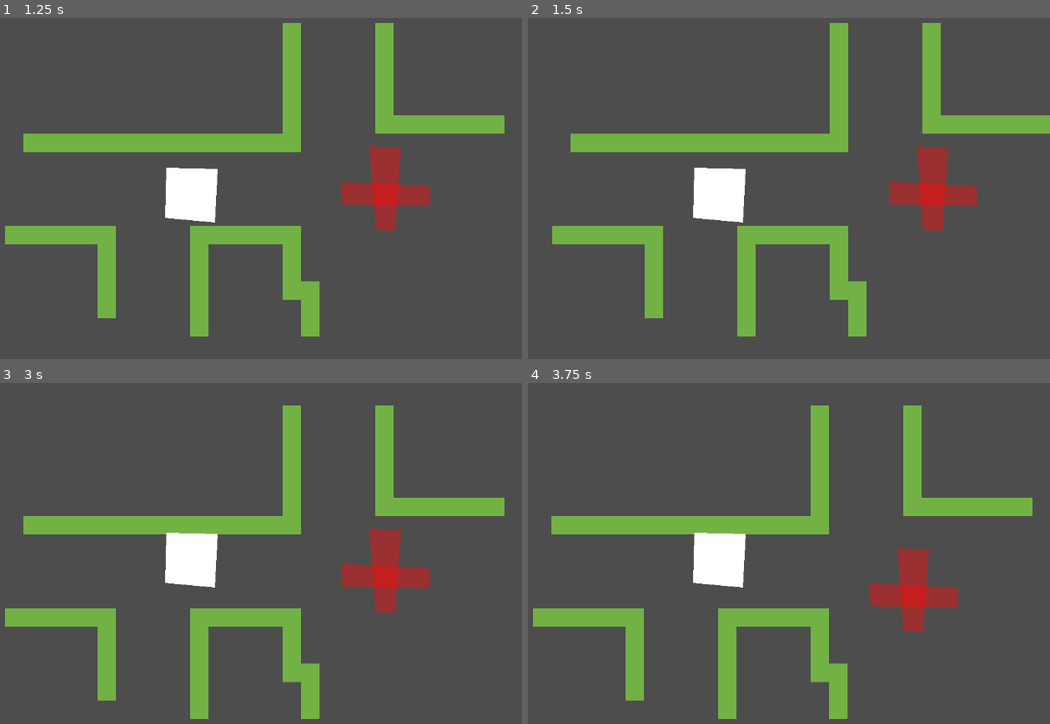
Above: before the commit, frames 1-4 (two rows, left to right).
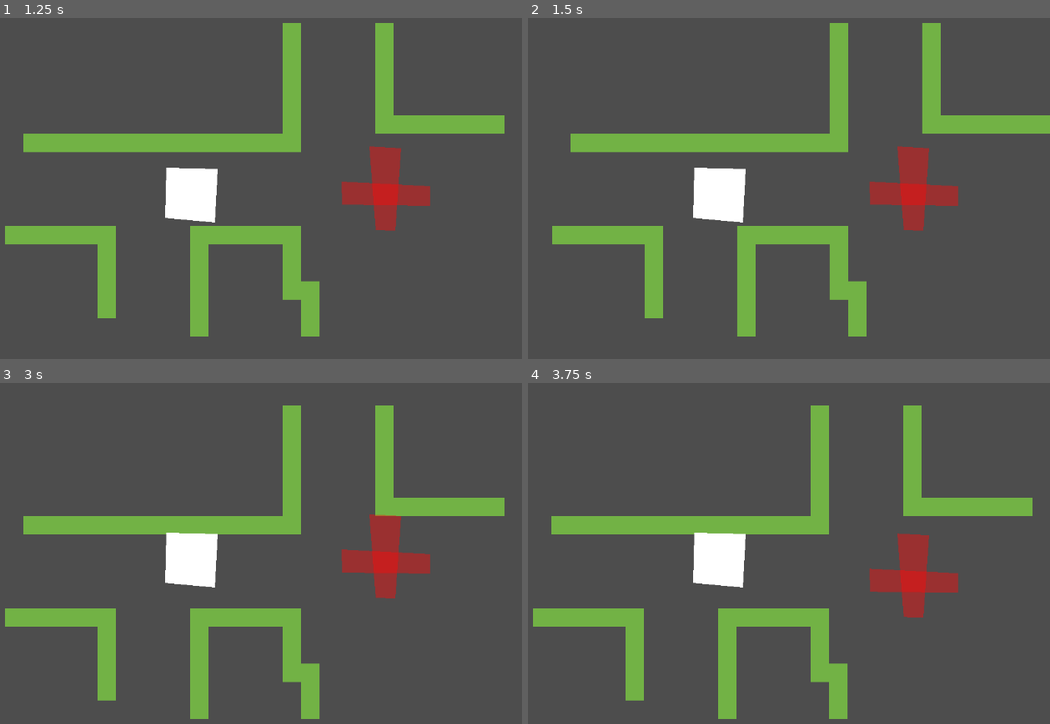
Above: after the commit, the same moments.

Repository: NamespaceV/symbiont-1
Game: Godot game, scene res://main.tscn
Same seed, same stepped clock (60 frames per second), same inputs: the game is played once before the commit and once after it.
Inputs:
- Up to frame 1 (1.25 s): tap Enter at 0.5 s; tap S (p1_d) at 0.6 s
- Up to frame 2 (1.5 s): tap Space at 1.25 s; tap A (p1_l) at 1.35 s
- Up to frame 3 (3 s): tap Enter at 2 s; tap D (p1_r) at 2.1 s; tap Space at 2.75 s; tap W (p1_u) at 2.85 s
- Up to frame 4 (3.75 s): tap Enter at 3.5 s; tap K (p2_d) at 3.6 s

Frame 1 is identical in both runs. In frame 2, 2.3% of the frame differs, in the area x 65-87%, y 37-63%; in frame 3, 1.9%; in frame 4, 1.9%.

Commit message:
singleton

Diff:
--- /dev/null
+++ b/g.gd
@@ -0,0 +1,5 @@
+extends Node
+# SINGLETON G
+
+var p1 : P1
+var p2 : P2
--- a/main.tscn
+++ b/main.tscn
@@ -1,7 +1,7 @@
 [gd_scene load_steps=5 format=4 uid="uid://uj4yk8p5esju"]
 
-[ext_resource type="Script" uid="uid://b56tpm27p7e8b" path="res://pc.gd" id="1_ig7tw"]
-[ext_resource type="Script" uid="uid://8gyjrfmlex2y" path="res://p_2.gd" id="2_0xm2m"]
+[ext_resource type="Script" uid="uid://b56tpm27p7e8b" path="res://p1.gd" id="1_ig7tw"]
+[ext_resource type="Script" uid="uid://8gyjrfmlex2y" path="res://p2.gd" id="2_0xm2m"]
 [ext_resource type="TileSet" uid="uid://hcii2qsmrlvc" path="res://bg/new_tile_set.tres" id="3_h2yge"]
 
 [sub_resource type="RectangleShape2D" id="RectangleShape2D_0xm2m"]
--- a/pc.gd
+++ b/p1.gd
@@ -1,8 +1,13 @@
+class_name P1
 extends CharacterBody2D
 
+
+func _ready() -> void:
+	G.p1 = self
 
 
 func _physics_process(delta: float) -> void:
 	var i = Input.get_vector("p1_l", "p1_r", "p1_u", "p1_d")
 	velocity = i * 500
 	move_and_slide()
+	G.p2.position += velocity * delta
--- a/p_2.gd
+++ b/p2.gd
@@ -1,5 +1,9 @@
+class_name P2
 extends Area2D
 
+
+func _ready() -> void:
+	G.p2 = self
 
 
 func _physics_process(delta: float) -> void:
--- a/project.godot
+++ b/project.godot
@@ -14,6 +14,10 @@
 run/main_scene="uid://uj4yk8p5esju"
 config/features=PackedStringArray("4.4", "Forward Plus")
 config/icon="res://icon.svg"
+
+[autoload]
+
+G="*res://g.gd"
 
 [input]
 
Not shown, added: g.gd.uid
Renamed: pc.gd.uid -> p1.gd.uid
Renamed: p_2.gd.uid -> p2.gd.uid
